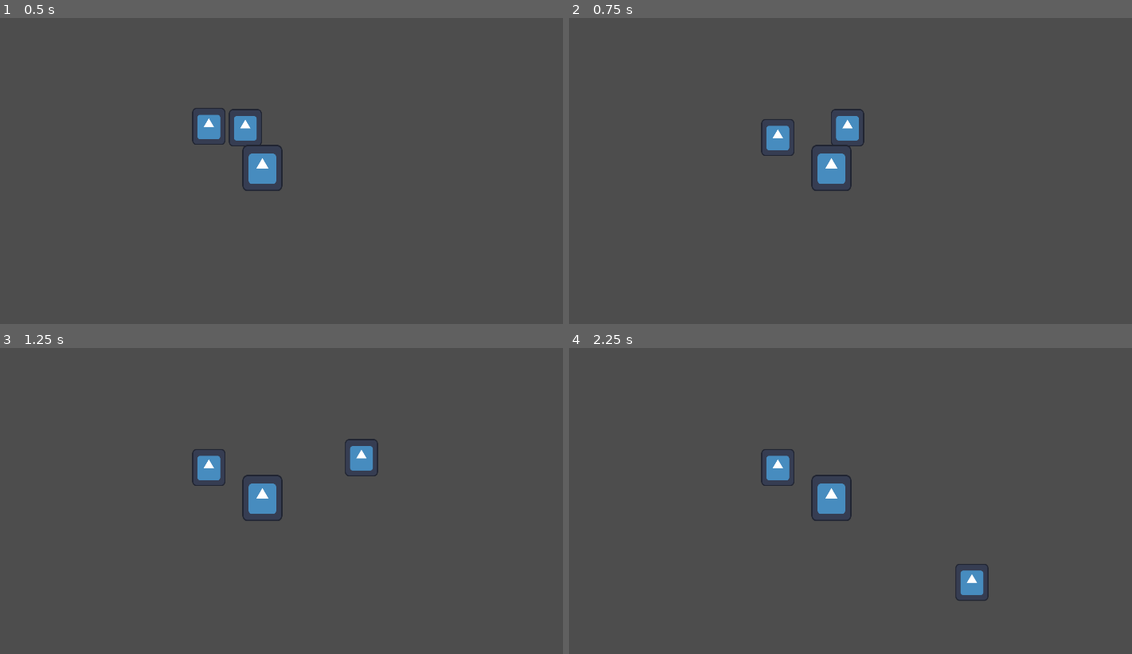
Above: before the commit, frames 1-4 (two rows, left to right).
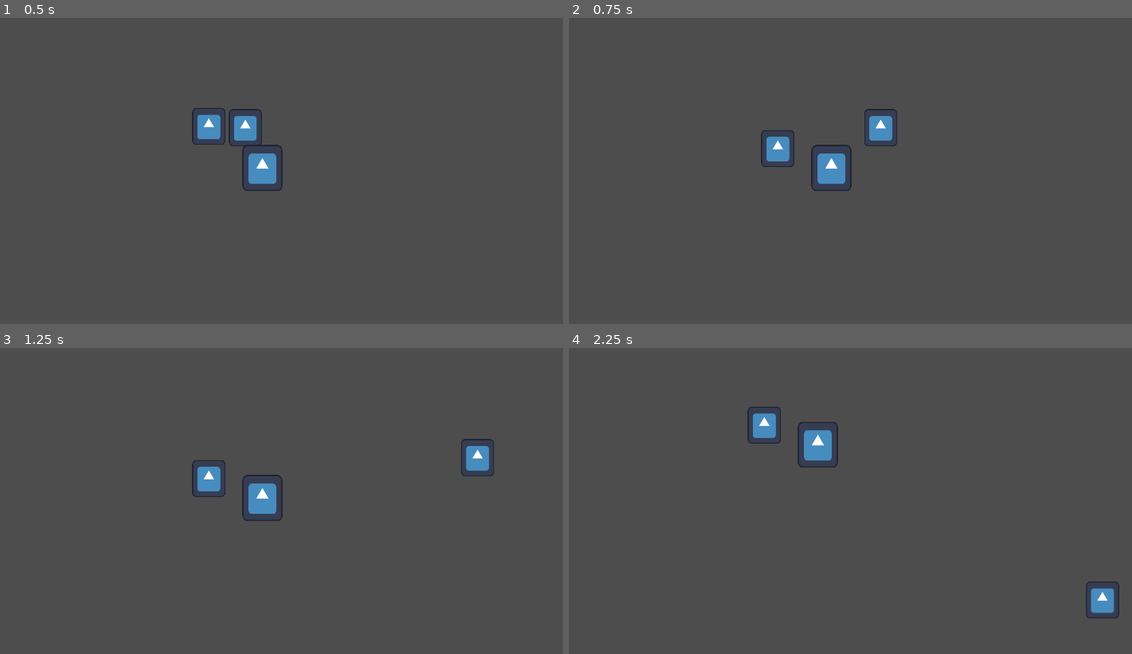
Above: after the commit, the same moments.

Repository: skycatminepokie/hackusu-25
Game: Godot game, scene res://Scenes/world.tscn
Same seed, same stepped clock (60 frames per second), same inputs: the game is played once before the commit and once after it. The engine's default icon, where the game draws it, is replaced by a stand-in: a white triangle on a blue panel in a dark square.
Inputs:
- Up to frame 1 (0.5 s): no input
- Up to frame 2 (0.75 s): tap Enter at 0.5 s; hold D (Right) from 0.53 s (still down); tap K (Down2) at 0.6 s
- Up to frame 3 (1.25 s): keep holding D (Right)
- Up to frame 4 (2.25 s): release D (Right) at 1.28 s; hold S (Down) 1.28-2.03 s; tap J (Left2) at 1.35 s; hold D (Right) from 2.03 s (still down); tap L (Right2) at 2.1 s

Frame 1 is identical in both runs. In frame 2, 1.3% of the frame differs, in the area x 34-59%, y 29-49%; in frame 3, 1.3%; in frame 4, 3.0%, in the area x 31-98%, y 19-89%.

Commit message:
fixed some movement

Diff:
--- a/Scripts/playermovement.gd
+++ b/Scripts/playermovement.gd
@@ -5,14 +5,14 @@
 func pushback(number,smallnumber,bignumber):
 	var newnumber = 0
 	if number > bignumber:
-		newnumber = ((number - bignumber) * -1) / 5
+		newnumber = ((number - bignumber) * -1) / 14
 	if number < smallnumber:
-		newnumber = (smallnumber - number) / 5
+		newnumber = (smallnumber - number) / 14
 	return newnumber
 func _ready():
 	motion_mode = MOTION_MODE_FLOATING
 func _physics_process(delta: float)-> void:
-	var speed = 500
+	var speed = 1000
 	var inputdirection = Vector2(0,0)
 	var screen_position = get_global_transform_with_canvas().origin
 	if name == "Player2":
